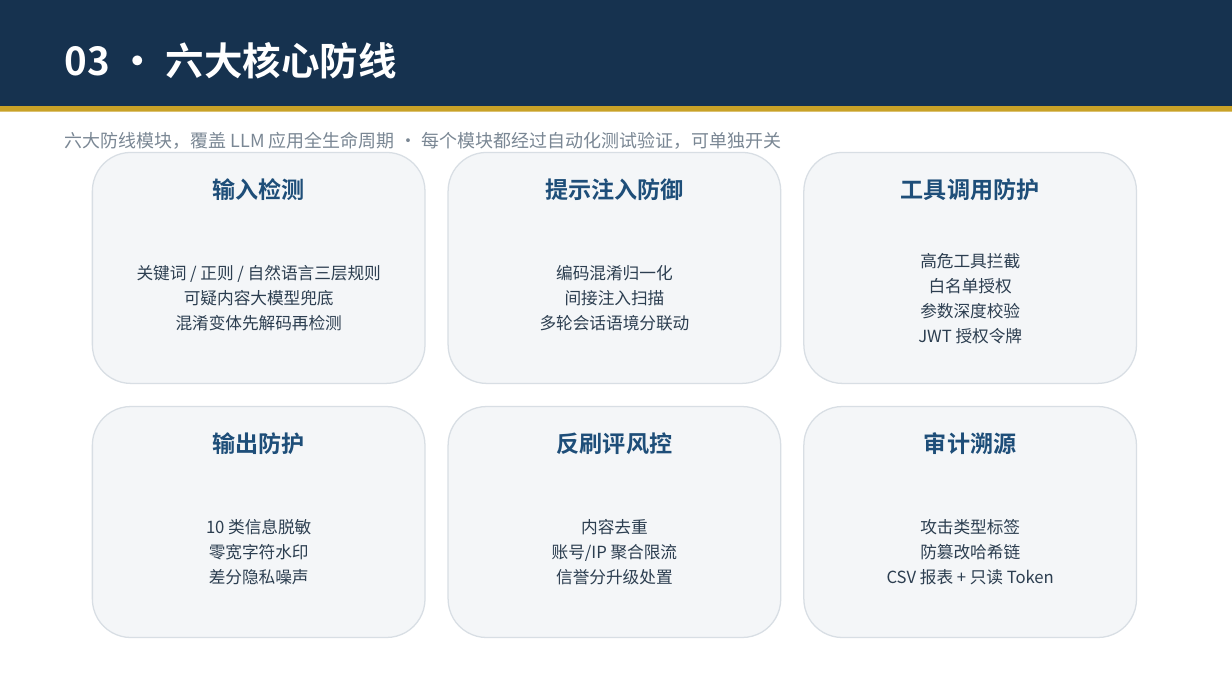
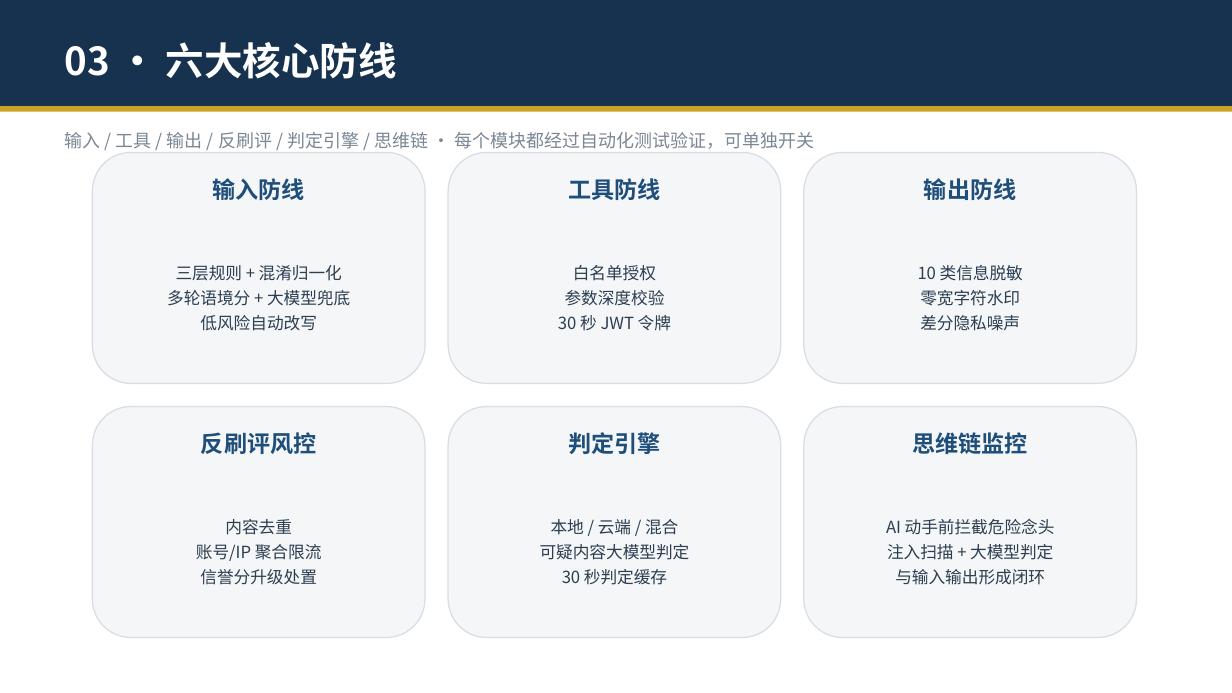
Before and after one commit to zhengyucheng-ktt/security-guard-agent, a slide deck: slide 5 of 安全交互守护智能体-演示.pptx. Drawn at 1232x693 pixels with LibreOffice and Linux fonts; fonts in the diff are those of the drawing. Boxes give left, top, right and bottom in pixels: in the first picture for what was removed or moved away, otherwise in the second. Text is boxed around its words. In the diff, an @@ line names an element or a change of style, - is before the commit and + after.

Commit message:
PPT修复'六大防线'自洽: 概览6格改为输入/工具/输出/反刷评/判定引擎/思维链(与03章节6页完全对应), 移除审计/提示注入独立格; 流程图增加思维链监控框+闭环文字修正

```diff
--- a/安全交互守护智能体-演示.pptx
+++ b/安全交互守护智能体-演示.pptx
@@ text at [64,132,815,149]: text changed @@
-六大防线模块，覆盖 LLM 应用全生命周期 · 每个模块都经过自动化测试验证，可单独开关
+输入 / 工具 / 输出 / 反刷评 / 判定引擎 / 思维链 · 每个模块都经过自动化测试验证，可单独开关
@@ text at [212,178,304,200]: text changed @@
-输入检测
+输入防线
@@ text at [568,178,660,200]: text changed @@
-提示注入防御
+工具防线
@@ text at [924,178,1016,200]: text changed @@
-工具调用防护
+输出防线
@@ text at [167,265,350,331]: text changed @@
-关键词 / 正则 / 自然语言三层规则
-可疑内容大模型兜底
-混淆变体先解码再检测
+三层规则 + 混淆归一化
+多轮语境分 + 大模型兜底
+低风险自动改写
@@ text at [558,265,671,331]: text changed @@
-编码混淆归一化
-间接注入扫描
-多轮会话语境分联动
+白名单授权
+参数深度校验
+30 秒 JWT 令牌
@@ text at [918,265,1023,331]: text changed @@
-高危工具拦截
-白名单授权
-参数深度校验
-JWT 授权令牌
+10 类信息脱敏
+零宽字符水印
+差分隐私噪声
@@ text at [201,432,317,454]: text changed @@
-输出防护
+反刷评风控
@@ text at [568,432,660,454]: text changed @@
-反刷评风控
+判定引擎
@@ text at [912,432,1028,454]: text changed @@
-审计溯源
+思维链监控
@@ text at [196,519,322,585]: text changed @@
-10 类信息脱敏
-零宽字符水印
-差分隐私噪声
+内容去重
+账号/IP 聚合限流
+信誉分升级处置
@@ text at [540,519,690,585]: text changed @@
-内容去重
-账号/IP 聚合限流
-信誉分升级处置
+本地 / 云端 / 混合
+可疑内容大模型判定
+30 秒判定缓存
@@ text at [886,519,1055,585]: text changed @@
-攻击类型标签
-防篡改哈希链
-CSV 报表 + 只读 Token
+AI 动手前拦截危险念头
+注入扫描 + 大模型判定
+与输入输出形成闭环
```
Also in this commit, not shown: 2 other slides changed, 1 other file.
